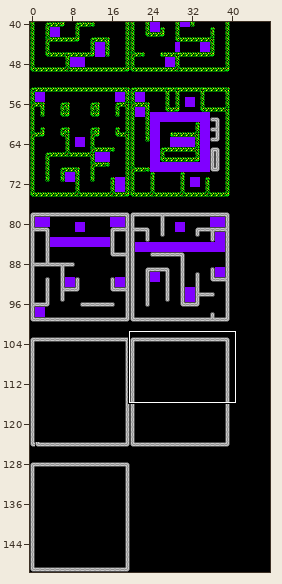
Tiled map -- game/assets/mapa.tmx. The picture above shows the old version from afar; the outline marks the close-up.
Close-up. Before the edit:
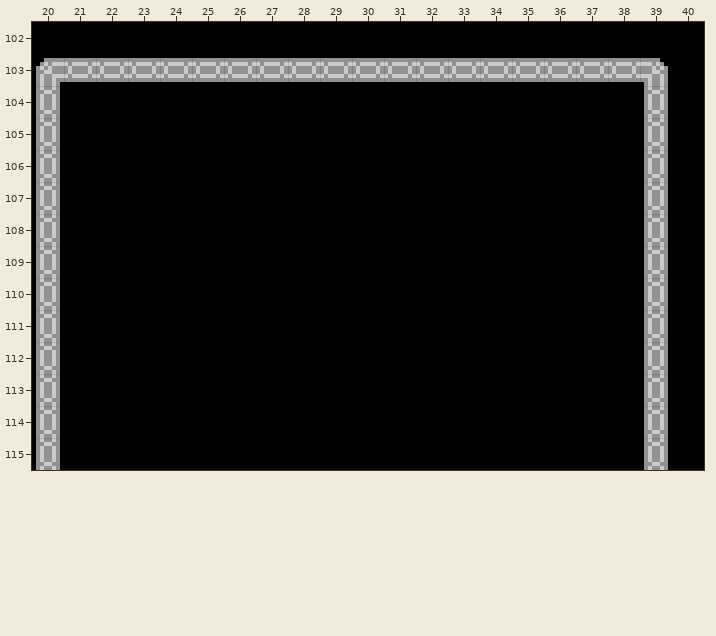
Cells are 8x8 px. Shown: x 20..40, y 102..115. The commit also changed other parts of the map, which this record leaves out.
After:
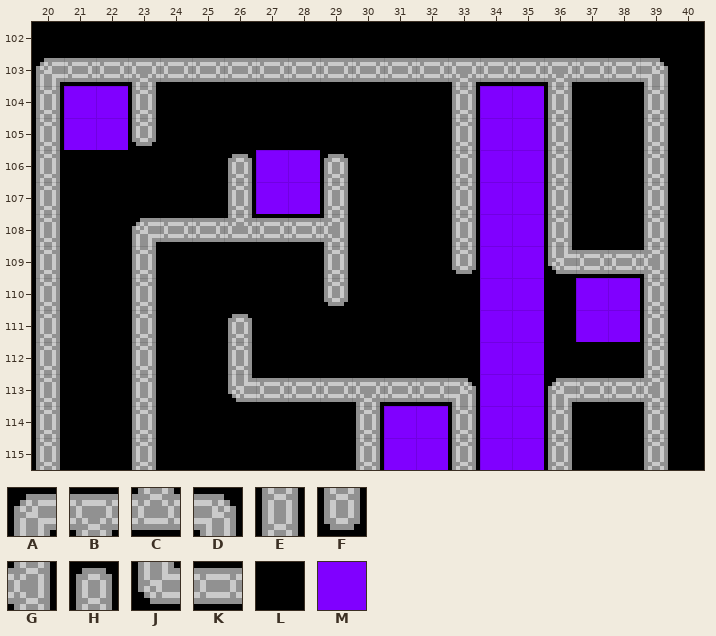
Key: from "tiles": A 16, B 17, C 18, D 19, E 20, F 21, G 23, H 26, J 28, K 29, L 36, M 37.
_ is an empty cell.
The edit:
{"where": "layer \"Capa de patrones 1\""}
{"y":103,"x":23,"old":"K","new":"B"}
{"y":103,"x":33,"old":"K","new":"B"}
{"y":103,"x":36,"old":"K","new":"B"}
{"y":104,"x":21,"old":"LLL","new":"MME"}
{"y":104,"x":33,"old":"LLLL","new":"EMME"}
{"y":105,"x":21,"old":"LLL","new":"MMF"}
{"y":105,"x":33,"old":"LLLL","new":"EMME"}
{"y":106,"x":26,"old":"LLLL","new":"HMMH"}
{"y":106,"x":33,"old":"LLLL","new":"EMME"}
{"y":107,"x":26,"old":"LLLL","new":"EMME"}
{"y":107,"x":33,"old":"LLLL","new":"EMME"}
{"y":108,"x":23,"old":"LLLLLLL","new":"AKKCKKG"}
{"y":108,"x":33,"old":"LLLL","new":"EMME"}
{"y":109,"x":23,"old":"L","new":"E"}
{"y":109,"x":29,"old":"L","new":"E"}
{"y":109,"x":33,"old":"LLLLLLE","new":"FMMJKKG"}
{"y":110,"x":23,"old":"L","new":"E"}
{"y":110,"x":29,"old":"L","new":"F"}
{"y":110,"x":34,"old":"LL","new":"MM"}
{"y":110,"x":37,"old":"LL","new":"MM"}
{"y":111,"x":23,"old":"L","new":"E"}
{"y":111,"x":26,"old":"L","new":"H"}
{"y":111,"x":34,"old":"LL","new":"MM"}
{"y":111,"x":37,"old":"LL","new":"MM"}
{"y":112,"x":23,"old":"L","new":"E"}
{"y":112,"x":26,"old":"L","new":"E"}
{"y":112,"x":34,"old":"LL","new":"MM"}
{"y":113,"x":23,"old":"L","new":"E"}
{"y":113,"x":26,"old":"LLLLLLLLLLLLLE","new":"JKKKBKKDMMAKKG"}
{"y":114,"x":23,"old":"L","new":"E"}
{"y":114,"x":30,"old":"LLLLLLL","new":"EMMEMME"}
{"y":115,"x":23,"old":"L","new":"E"}
{"y":115,"x":30,"old":"LLLLLLL","new":"EMMEMME"}
